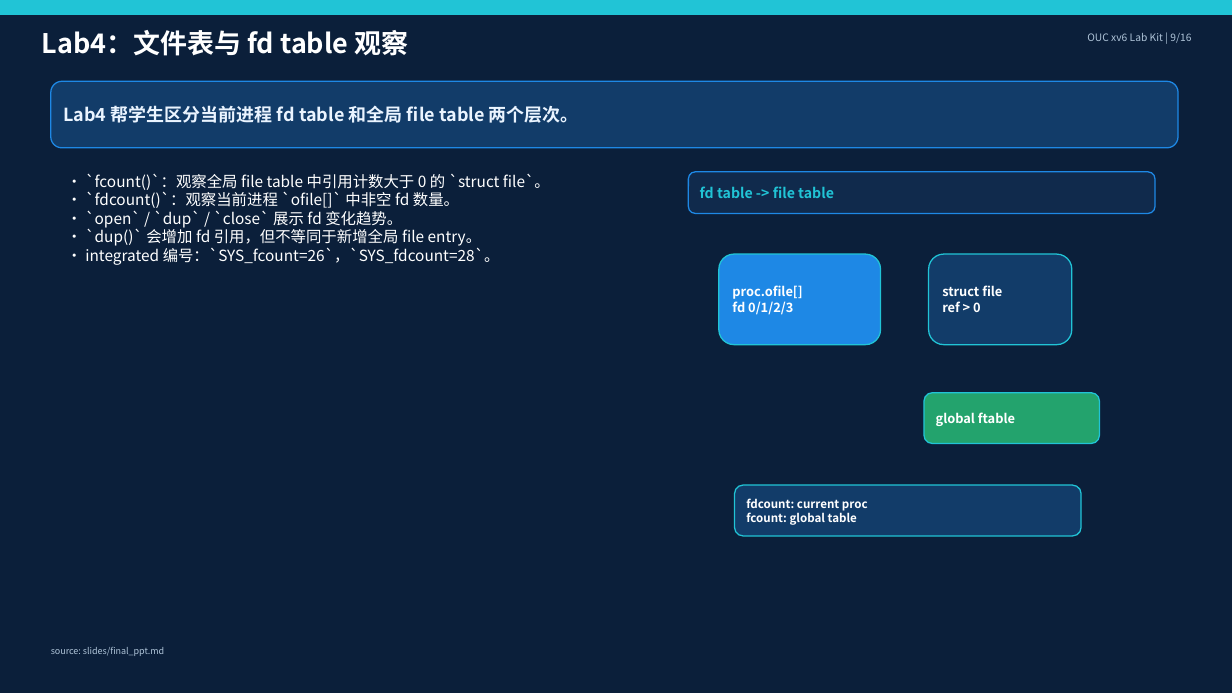
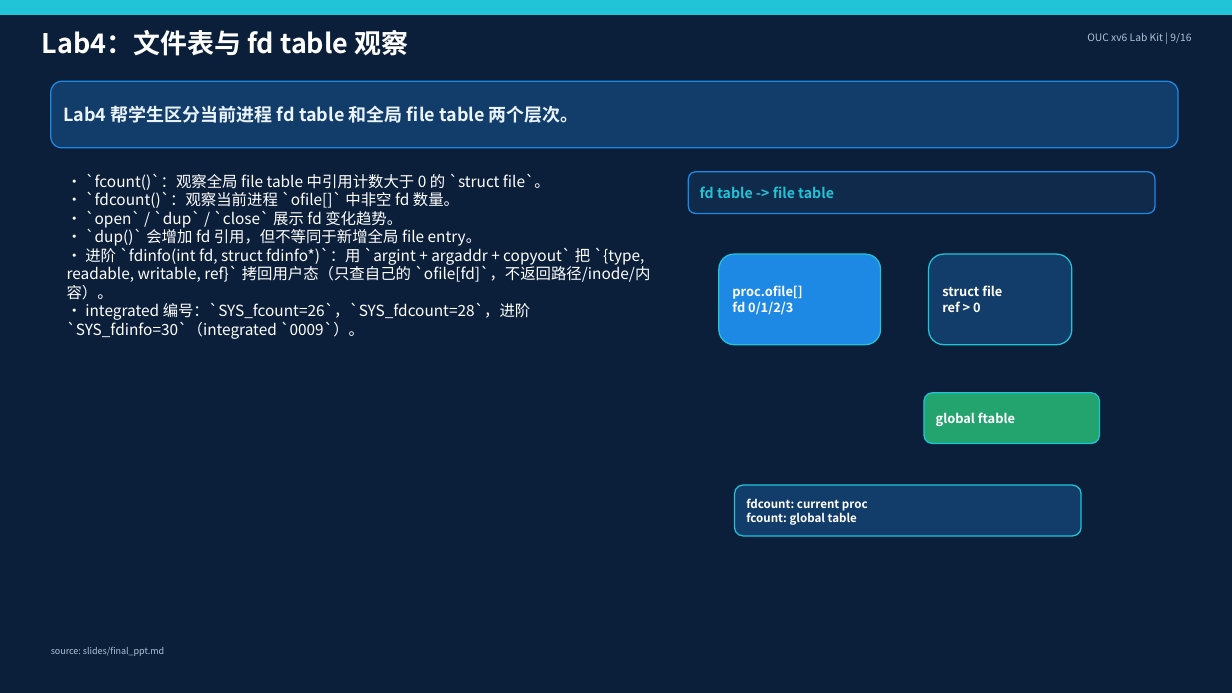
Before and after one commit to Rainflowers686/proj54-ouc-os-lab, a slide deck: slide 9 of slides/final_defense_ppt.pptx. Drawn at 1232x693 pixels with LibreOffice and Linux fonts; fonts in the diff are those of the drawing. Boxes give left, top, right and bottom in pixels: in the first picture for what was removed or moved away, otherwise in the second. Text is boxed around its words. In the diff, an @@ line names an element or a change of style, - is before the commit and + after.

Commit message:
feat(integrated): add memstat and fdinfo copyout workflow

```diff
--- a/slides/final_defense_ppt.pptx
+++ b/slides/final_defense_ppt.pptx
@@ text in rectangle at bbox=[67, 245, 651, 339]: text changed @@
-• integrated 编号：`SYS_fcount=26`，`SYS_fdcount=28`。
+• 进阶 `fdinfo(int fd, struct fdinfo*)`：用 `argint + argaddr + copyout` 把 `{type, readable, writable, ref}` 拷回用户态（只查自己的 `ofile[fd]`，不返回路径/inode/内容）。
+• integrated 编号：`SYS_fcount=26`，`SYS_fdcount=28`，进阶 `SYS_fdinfo=30`（integrated `0009`）。
```
Also in this commit, not shown: 5 other slides changed, 33 other files.
